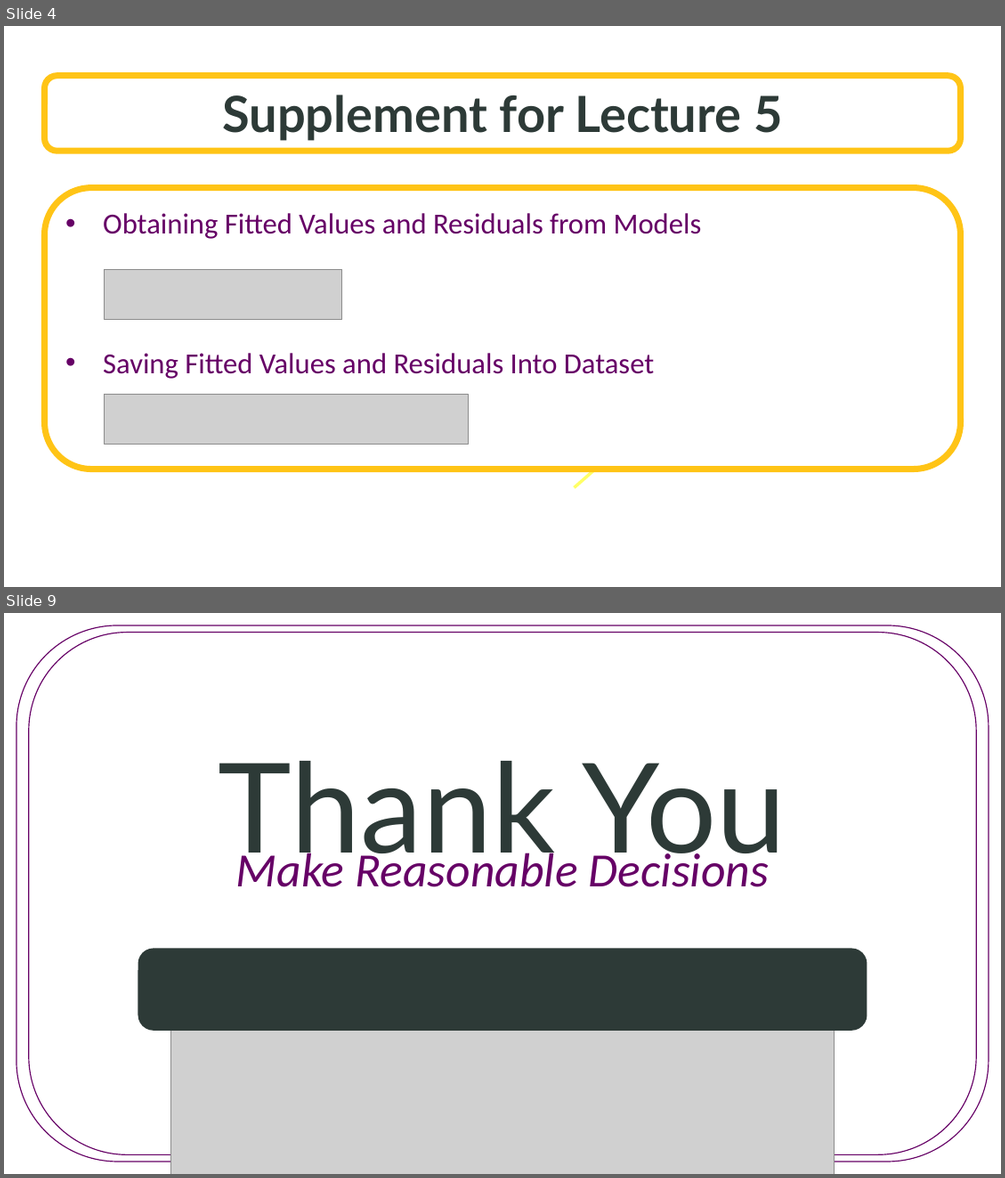
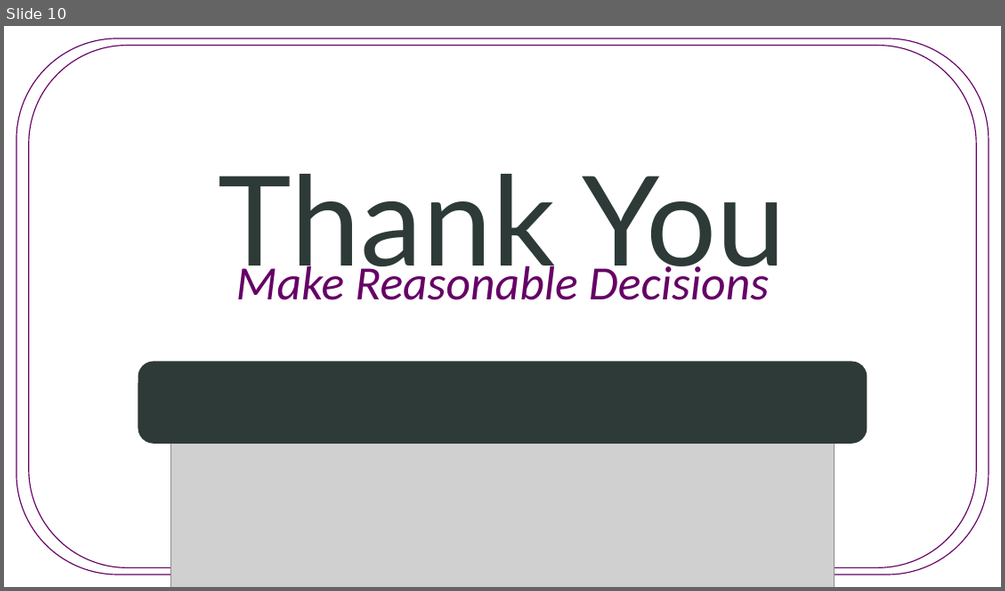
Before and after one commit to SuperMarioGiacomazzo/STOR455_WEBSITE, a slide deck: Lectures/7 - Outliers and Influential Points.pptx. Shown one above the other, each under a label of ours: slides 4 and 9 before the commit, slide 10 after it; the slides between them are not shown. The pictures are 1005x1178 and 1005x591 pixels, drawn with LibreOffice and Linux fonts; fonts in the diff are those of the drawing; grey boxes stand for pictures; background and template pictures are left out. Boxes give left, top, right and bottom in pixels: in the first picture for what was removed or moved away, otherwise in the second. Text is boxed around its words. In the diff, an @@ line names an element or a change of style, - is before the commit and + after.

```diff
--- a/Lectures/7 - Outliers and Influential Points.pptx
+++ b/Lectures/7 - Outliers and Influential Points.pptx
@@ slide 4 removed at [4,26,1001,587], background picture (left out) @@
@@ rounded rectangle removed at [44,75,961,151] @@
-Supplement for Lecture 5
@@ rounded rectangle removed at [44,187,961,468] @@
-• Obtaining Fitted Values and Residuals from Models
-• Saving Fitted Values and Residuals Into Dataset
@@ picture removed at [104,269,342,319] @@
@@ picture removed at [104,394,468,444] @@
@@ arrow removed from (574, 487) to (624, 444) @@
@@ what was slide 9 is now slide 10 @@
```
Also in this commit, not shown: 2 slides changed, 7 slides added, 5 other slides removed, 18 other files.
